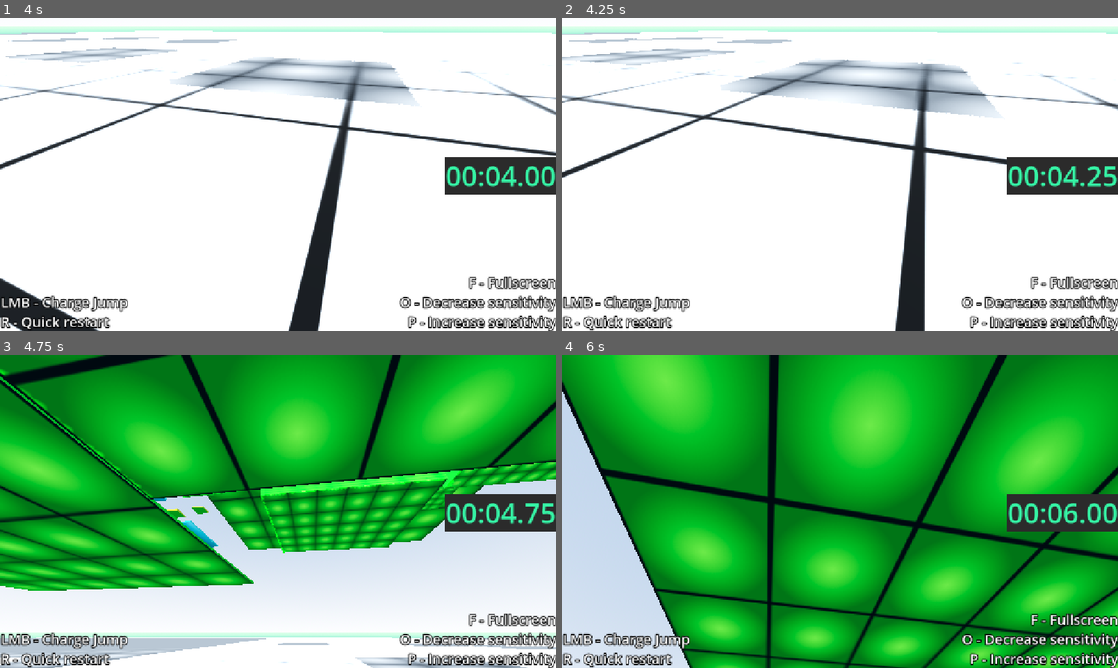
Above: before the commit, frames 1-4 (two rows, left to right).
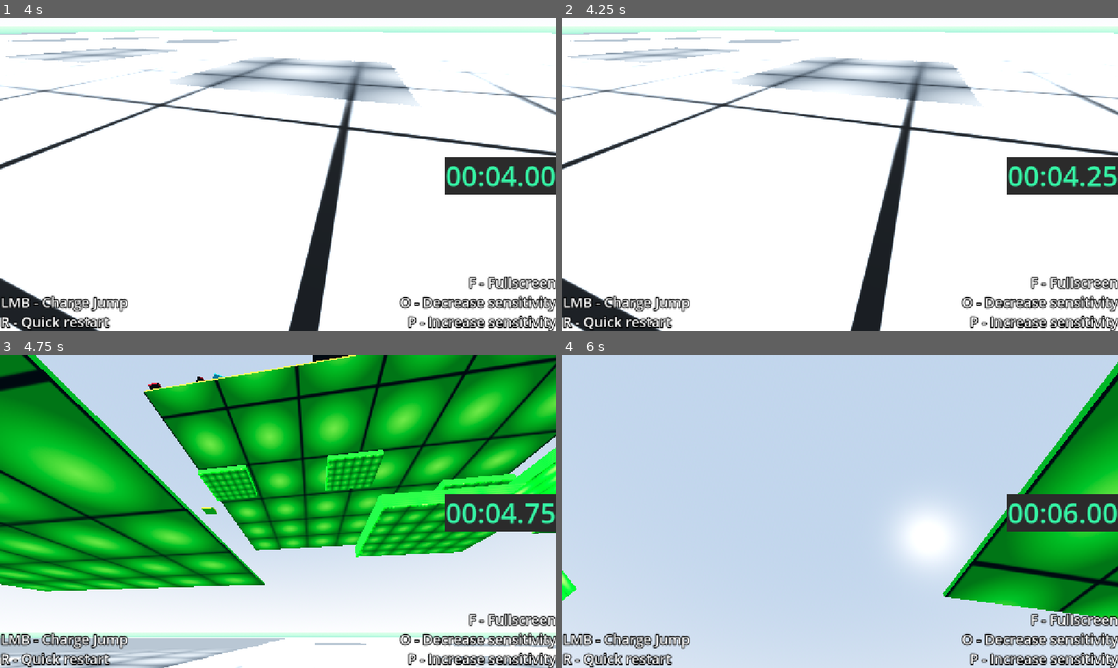
Above: after the commit, the same moments.

Repository: badfetus/depths
Game: Godot game, scene res://world.tscn
Two runs of this game, one before a commit and one after it. Both use one fixed random seed, a clock stepped at 60 frames per second and the inputs below.
Inputs (mouse positions are in pixels of both pictures, inside the frame that each line leads up to):
- Up to frame 1 (4 s): move the mouse to (305, 174) at 0.52 s; hold P (sensup) from 0.53 s (still down); move the mouse to (250, 174) at 1.27 s; move the mouse to (289, 168) at 2.02 s; move the mouse to (272, 180) at 2.77 s; move the mouse to (316, 177) at 3.52 s
- Up to frame 2 (4.25 s): keep holding P (sensup); tap Space (Cheat) at 4.15 s
- Up to frame 3 (4.75 s): keep holding P (sensup); move the mouse to (233, 508) at 4.27 s
- Up to frame 4 (6 s): keep holding P (sensup); move the mouse to (845, 511) at 5.02 s; move the mouse to (817, 505) at 5.77 s

Frame 1 is identical in both runs. In frame 2, 15% of the frame differs, in the area x 0-100%, y 4-100%; in frame 3, 51%; in frame 4, 84%, in the area x 0-100%, y 0-100%.

Commit message:
final couple fixes

Diff:
--- a/player.gd
+++ b/player.gd
@@ -34,7 +34,7 @@
 		position.z = 0
 		apply_central_impulse(linear_velocity * -1)
 
-	handleCheats()
+	#handleCheats()
 
 func handleCheats():
 	if Input.is_action_just_pressed("Cheat"):
@@ -96,6 +96,7 @@
 		var index = int(body.name.substr(2)) - 1
 		Global.updateTime(index, currTime)
 		if(!reached[index]):
+			reached[index] = true
 			$Camera3D/Control.celebrate(index)
 
 func _integrate_forces(state: PhysicsDirectBodyState3D) -> void:
--- a/world.tscn
+++ b/world.tscn
@@ -223,6 +223,7 @@
 
 [node name="JumpPlayer" type="AudioStreamPlayer" parent="Player"]
 stream = ExtResource("6_wse8f")
+volume_db = 10.0
 
 [node name="Zones" type="Node3D" parent="."]
 
